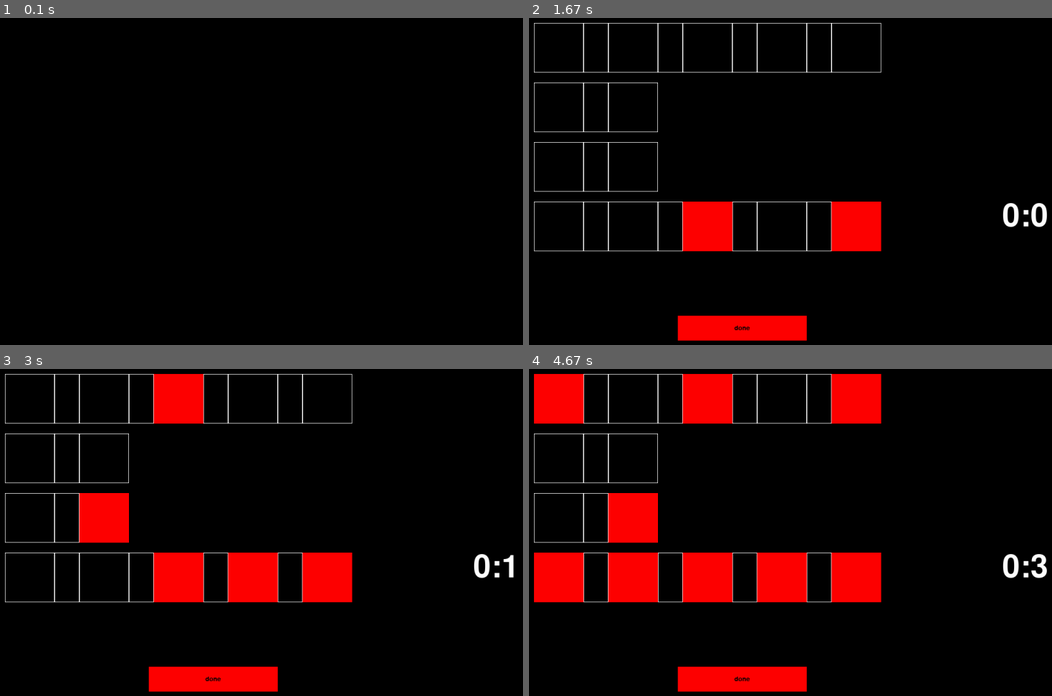
Above: before the commit, frames 1-4 (two rows, left to right).
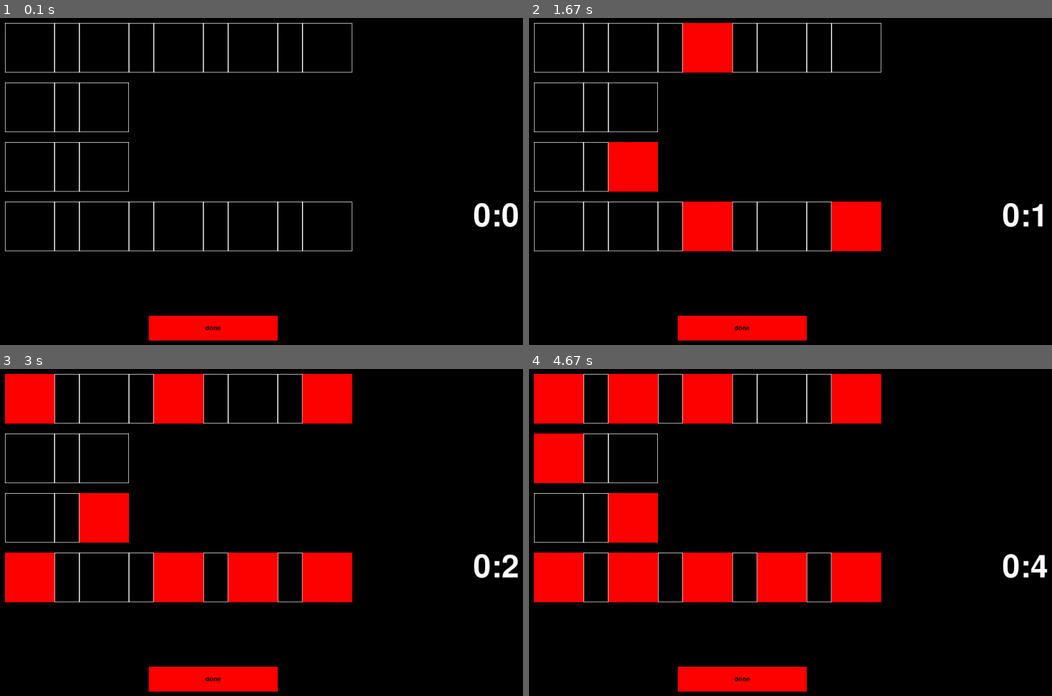
Above: after the commit, the same moments.

Repository: Alicccce/project_pygame
Game: pygame game, started from Alice.py
Same seed, same stepped clock (60 frames per second), same inputs: the game is played once before the commit and once after it.
Inputs (mouse positions are in pixels of both pictures, inside the frame that each line leads up to):
- Up to frame 1 (0.1 s): no input
- Up to frame 2 (1.67 s): click (853, 204) at 0.38 s; click (696, 207) at 0.72 s; click (649, 148) at 1.05 s; click (680, 67) at 1.38 s
- Up to frame 3 (3 s): click (251, 578) at 1.72 s; click (31, 398) at 2.05 s; click (324, 398) at 2.38 s; click (31, 578) at 2.72 s
- Up to frame 4 (4.67 s): click (607, 473) at 3.05 s; click (644, 591) at 3.38 s; click (633, 398) at 4.22 s; click (560, 457) at 4.55 s

The runs differ from the first frame. In frame 1, 4.5% of the frame differs, in the area x 0-100%, y 1-99%; in frame 2, 3.1%; in frame 3, 4.6%, in the area x 0-100%, y 1-72%; in frame 4, 3.1%.

Commit message:
обьединение

Diff:
--- a/Alice.py
+++ b/Alice.py
@@ -4,9 +4,17 @@
 BLACK = (0, 0, 0)
 RED = (255, 0, 0)
 BLUE = (0, 0, 255)
-LEVEL = {'Level 1': [[0, 1, 0, 1, 0, 1, 0, 1, 0], [0, 1, 0], [0, 1, 0], [0, 1, 0, 1, 0, 1, 0, 1, 0]]
+LEVEL = {
+    'Level 1': [
+        [0, 1, 0, 1, 0, 1, 0, 1, 0],
+        [0, 1, 0],
+        [0, 1, 0],
+        [0, 1, 0, 1, 0, 1, 0, 1, 0]
+    ]
+}
 
-         }
+
+
 
 
 class Board:
@@ -28,7 +36,7 @@
         self.cell_size = cell_size
 
     def render(self, screen):
-        #screen.fill(BLACK)
+        # screen.fill(BLACK)
         top_y = self.top
         for row_index, row in enumerate(self.board):
             top_x = self.left
@@ -103,50 +111,54 @@
 
 if __name__ == '__main__':
     pygame.init()
+
     board = Board(100, 'Level 1')
     board.set_view(10, 10, 100)
     running = True
-    size = wid, heigh = 1300, 750
+    size = (1300, 750)
     screen = pygame.display.set_mode(size)
-    screen.fill((0, 0, 0))
-    secs, mins, k, scr = 0, 0, 0, 0  # k - переменная для отдельного подсчёта секунд
+    clock = pygame.time.Clock()
+    start_ticks = pygame.time.get_ticks()  # стартовое время в миллисекундах
+
+    # Создаем кнопки один раз вне цикла
+    button_done = Button(300, 600, 260, 50, RED, 'done')
+    button_retry = Button(500, 510, 260, 50, WHITE, 'не опять, а снова')
+
+    # Определите шрифт один раз вне цикла
     font = pygame.font.Font('freesansbold.ttf', 64)
-    text = font.render('{}:{}'.format(mins, secs), True, (255, 255, 255), (0, 0, 0))
-    textRect = text.get_rect(center=(1000, 400))
-    clock = pygame.time.Clock()
 
     while running:
-        button = Button(300, 600, 260, 50, (RED), 'done')
-        button.draw(screen)
-        clock.tick(1)
-        secs += 1
-        screen.blit(text, textRect)
-        score = pygame.time.get_ticks() // 1000
-        if score == 17 or scr == 17:  # скидываем секунды, если дошло до 15
-            secs = 0
-        if 0 <= k <= 15:
-            k += 1
-            if k == 16:
-                k += 1
-            else:  # вывод только до 15 сек.
-                text = font.render('{}:{}'.format(mins, secs), True, (255, 255, 255), (0, 0, 0))
-        if k == 17:
-            tab = pygame.font.SysFont('arial', 30)
-            sc_text = tab.render('Вы не успели! Попробуете выполнить задание заново?', 1, WHITE, BLUE)
-            cor = sc_text.get_rect(center=(1000, 200))
-            screen.blit(sc_text, cor)
+        millis = pygame.time.get_ticks() - start_ticks
+        secs = millis // 1000
+        mins = secs // 60
+        secs %= 60
 
-            button = Button(500, 510, 260, 50, (255, 255, 255), 'не опять, а снова')
-            button.draw(screen)
+        # Обновляем текст один раз на каждый тик
+        text = font.render('{}:{}'.format(mins, secs), True, WHITE, BLACK)
+        textRect = text.get_rect(center=(1000, 400))
 
         for event in pygame.event.get():
-            button = Button(900, 510, 260, 50, (255, 255, 255), 'не опять, а снова')
             if event.type == pygame.QUIT:
                 running = False
             if event.type == pygame.MOUSEBUTTONDOWN and event.button == 1:
                 x, y = event.pos
                 board.get_click(event.pos)
+                board.render(screen)
+
+        # Рендеринг экрана и объектов
+        screen.fill(BLACK)
         board.render(screen)
+        button_done.draw(screen)
+        screen.blit(text, textRect)
+
+        if millis // 1000 >= 17:
+            tab = pygame.font.SysFont('arial', 30)
+            sc_text = tab.render('Вы не успели! Попробуете выполнить задание заново?', True, WHITE, BLUE)
+            cor = sc_text.get_rect(center=(1000, 200))
+            screen.blit(sc_text, cor)
+            button_retry.draw(screen)
+
         pygame.display.flip()
+        clock.tick(60)  # Ограничить до 60 кадров в секунду
 
-pygame.quit()
+    pygame.quit()
